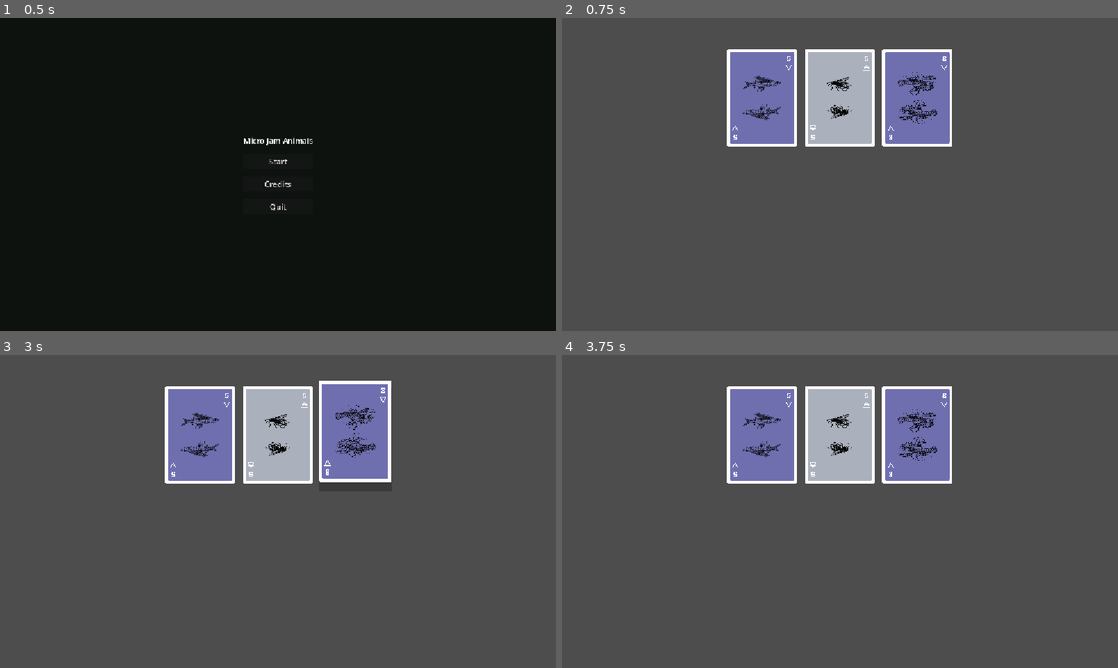
Above: before the commit, frames 1-4 (two rows, left to right).
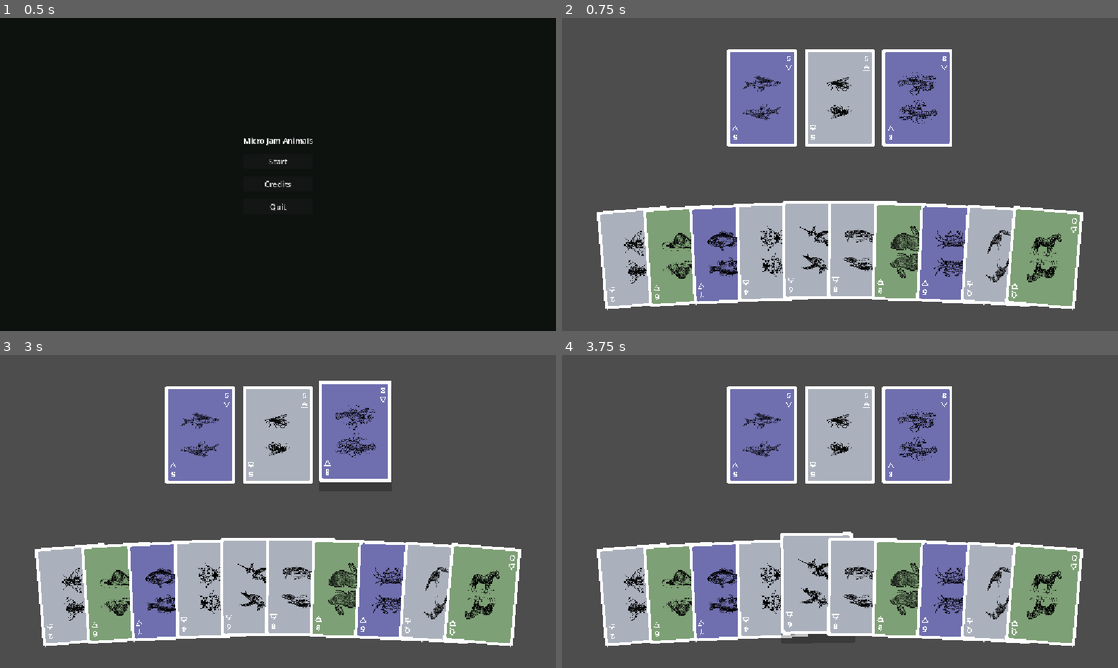
Above: after the commit, the same moments.

Repository: Chipi-Chapa-Corp/micro-jam-animals
Game: Godot game, scene res://scenes/main-menu/scene.tscn
The game is run twice, just before and just after one commit, with the same random seed, the same clock (stepped at 60 frames per second) and the same inputs.
Inputs (mouse positions are in pixels of both pictures, inside the frame that each line leads up to):
- Up to frame 1 (0.5 s): no input
- Up to frame 2 (0.75 s): click "Start" at 0.5 s
- Up to frame 3 (3 s): tap Enter at 1.25, 2.75 s; move the mouse to (400, 495) at 1.27 s; tap Space at 2 s; move the mouse to (166, 527) at 2.02 s; move the mouse to (333, 442) at 2.77 s
- Up to frame 4 (3.75 s): tap Space at 3.5 s; move the mouse to (812, 574) at 3.52 s

Frame 1 is identical in both runs. In frame 2, 27% of the frame differs, in the area x 6-94%, y 58-94%; in frame 3, 27%; in frame 4, 27%, in the area x 6-94%, y 56-94%.

Commit message:
feat: player hand deck

Diff:
--- a/scenes/game/scene.tscn
+++ b/scenes/game/scene.tscn
@@ -1,8 +1,9 @@
-[gd_scene load_steps=4 format=3 uid="uid://b8uhk6wgsyvr"]
+[gd_scene load_steps=5 format=3 uid="uid://b8uhk6wgsyvr"]
 
 [ext_resource type="Script" uid="uid://dis1x4i75bhd7" path="res://scenes/game/script.gd" id="1_game"]
 [ext_resource type="PackedScene" path="res://scenes/predator_deck/scene.tscn" id="2_tepwh"]
 [ext_resource type="PackedScene" path="res://scenes/prey_deck/scene.tscn" id="3_prey_deck"]
+[ext_resource type="PackedScene" path="res://scenes/player_hand_deck/scene.tscn" id="4_player_hand_deck"]
 
 [node name="Game" type="Node2D" unique_id=549444923]
 script = ExtResource("1_game")
@@ -27,6 +28,17 @@
 grow_horizontal = 2
 
 [node name="PreyDeck" parent="UI/PreyDeckContainer" instance=ExtResource("3_prey_deck")]
+layout_mode = 2
+
+[node name="PlayerHandDeckContainer" type="CenterContainer" parent="UI"]
+anchor_top = 1.0
+anchor_right = 1.0
+anchor_bottom = 1.0
+offset_top = -300.0
+offset_bottom = -32.0
+grow_horizontal = 2
+
+[node name="PlayerHandDeck" parent="UI/PlayerHandDeckContainer" instance=ExtResource("4_player_hand_deck")]
 layout_mode = 2
 
 [node name="PauseMenu" type="Control" parent="UI" unique_id=1066678876]
--- /dev/null
+++ b/scenes/player_hand_deck/scene.tscn
@@ -0,0 +1,8 @@
+[gd_scene load_steps=2 format=3]
+
+[ext_resource type="Script" path="res://scenes/player_hand_deck/script.gd" id="1_player_hand_deck"]
+
+[node name="PlayerHandDeck" type="Control"]
+custom_minimum_size = Vector2(1040, 250)
+layout_mode = 2
+script = ExtResource("1_player_hand_deck")
--- /dev/null
+++ b/scenes/player_hand_deck/script.gd
@@ -0,0 +1,71 @@
+extends Control
+class_name PlayerHandDeck
+
+const CARD_SCENE: PackedScene = preload("res://scenes/card/scene.tscn")
+const CARD_KIND: String = "prey"
+const CARD_SIZE: Vector2 = Vector2(145.0, 203.0)
+const CARD_STEP: float = 94.0
+const MAX_FAN_ROTATION_DEGREES: float = 5.0
+const MAX_FAN_DROP: float = 18.0
+const TOP_PADDING: float = 20.0
+
+
+func _ready() -> void:
+	render_cards()
+
+
+func _notification(what: int) -> void:
+	if what == NOTIFICATION_RESIZED:
+		_layout_cards()
+
+
+func render_cards() -> void:
+	_clear_cards()
+
+	var player_hand := GameState.get_player_hand()
+
+	for index in range(player_hand.size()):
+		var player_card = player_hand[index]
+		if player_card is Dictionary:
+			_add_card(player_card)
+
+	_layout_cards()
+
+
+func _add_card(player_card: Dictionary) -> void:
+	var card := CARD_SCENE.instantiate() as CardScene
+	card.configure(CARD_KIND, str(player_card.get("suit", "")), int(player_card.get("value", 0)))
+	add_child(card)
+
+
+func _layout_cards() -> void:
+	var cards := get_children()
+	var card_count := cards.size()
+	if card_count == 0:
+		return
+
+	var deck_width := size.x
+	if is_zero_approx(deck_width):
+		deck_width = custom_minimum_size.x
+
+	var total_width := CARD_SIZE.x + (CARD_STEP * float(card_count - 1))
+	var start_x := (deck_width - total_width) * 0.5
+	var center_index := float(card_count - 1) * 0.5
+	var half_count := maxf(center_index, 1.0)
+
+	for index in range(card_count):
+		var card := cards[index] as CardScene
+		var center_offset := float(index) - center_index
+		var normalized_offset := center_offset / half_count
+		var fan_drop := absf(normalized_offset) * MAX_FAN_DROP
+
+		card.position = Vector2(start_x + (CARD_STEP * float(index)), TOP_PADDING + fan_drop)
+		card.pivot_offset = CARD_SIZE * 0.5
+		card.rotation_degrees = normalized_offset * MAX_FAN_ROTATION_DEGREES
+		card.z_index = index
+
+
+func _clear_cards() -> void:
+	for child in get_children():
+		remove_child(child)
+		child.queue_free()
Not shown, added: scenes/player_hand_deck/script.gd.uid
